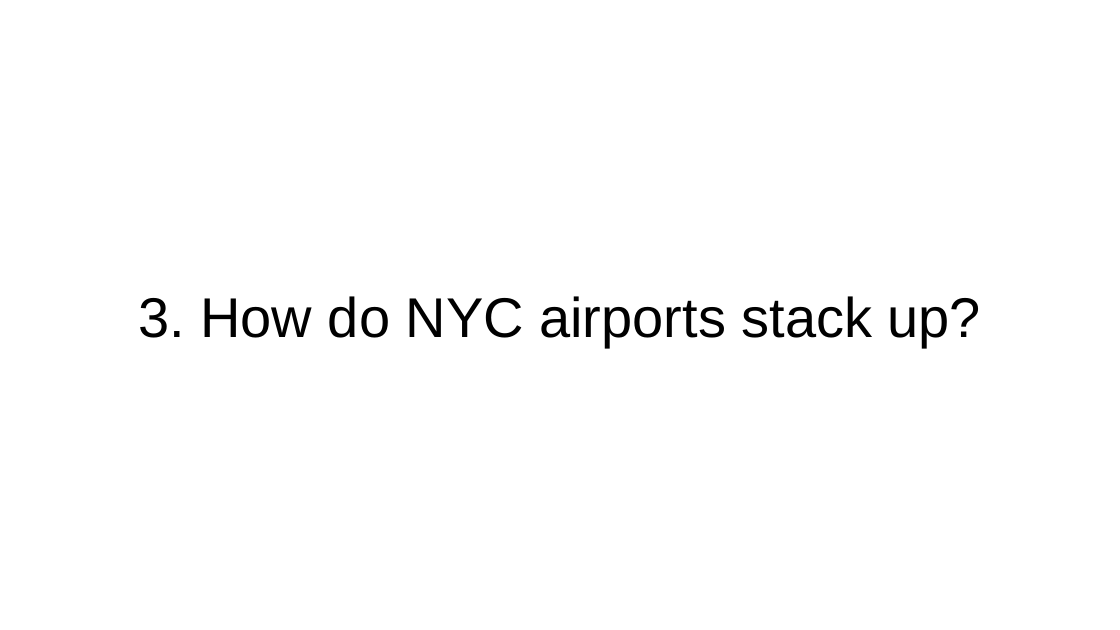
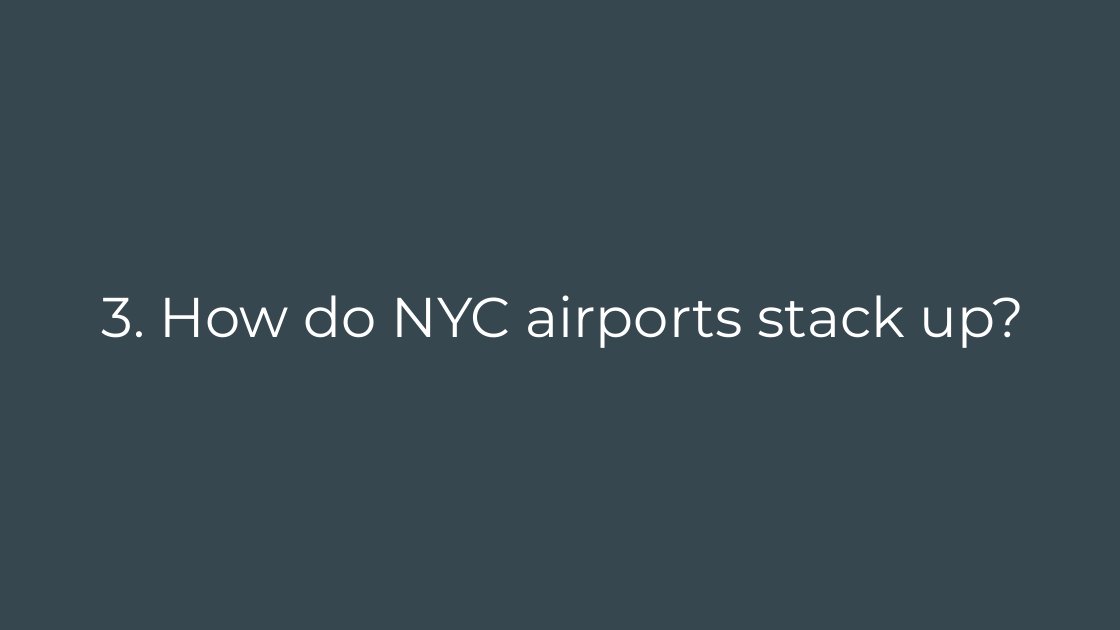
Before and after one commit to edwin-back/Webscraping_Tripadvisor_Flights, a slide deck: slide 9 of Web Scraping Tripadvisor Flights_Edwin Back.pptx. Drawn at 1120x630 pixels with LibreOffice and Linux fonts; fonts in the diff are those of the drawing. Boxes give left, top, right and bottom in pixels: in the first picture for what was removed or moved away, otherwise in the second. Text is boxed around its words. In the diff, an @@ line names an element or a change of style, - is before the commit and + after.

```diff
--- a/Web Scraping Tripadvisor Flights_Edwin Back.pptx
+++ b/Web Scraping Tripadvisor Flights_Edwin Back.pptx
@@ background #FFFFFF to #37474F @@
@@ title "3. How do NYC airports ...": place and size @@
-title "3. How do NYC airports ..." at bbox=[138, 296, 981, 347]
+title "3. How do NYC airports ..." at bbox=[102, 295, 1025, 348]
@@ title "3. How do NYC airports ..." at bbox=[102, 295, 1025, 348]: font Arial to Montserrat, text colour #000000 to #FFFFFF @@
```
Also in this commit, not shown: 7 other slides changed, 8 slides added, 6 slides removed.
